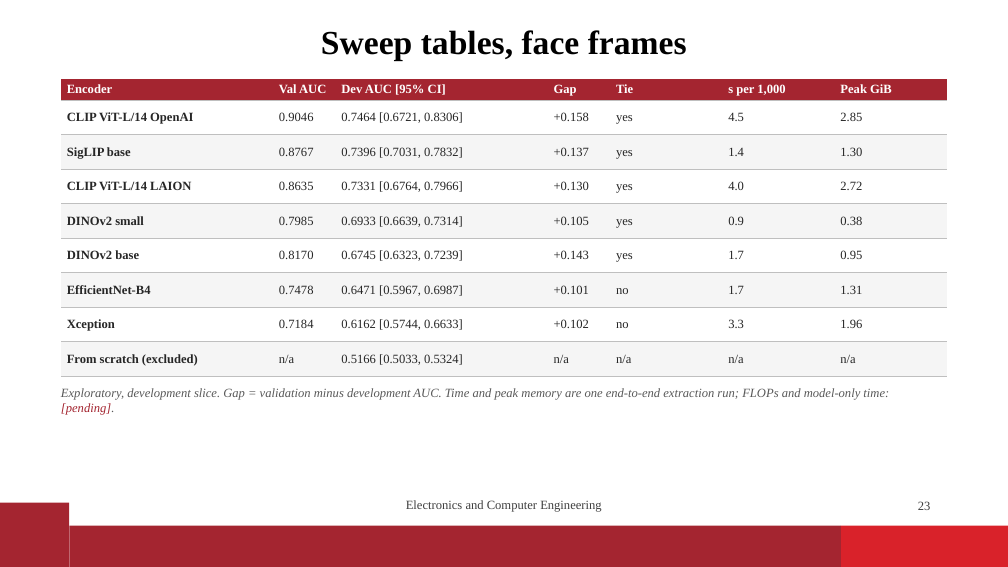
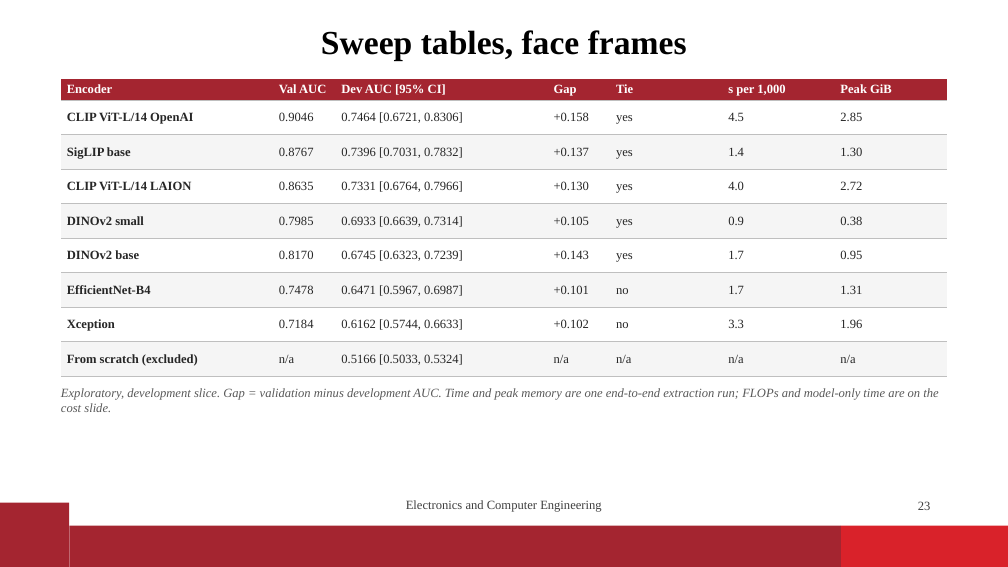
Before and after one commit to vaibhavshiroorkar/deepfake-detection, a slide deck: slide 23 of slides/DeepFake_Detection_Presentation.pptx. Drawn at 1008x567 pixels with LibreOffice and Linux fonts; fonts in the diff are those of the drawing; background and template pictures are left out. Boxes give left, top, right and bottom in pixels: in the first picture for what was removed or moved away, otherwise in the second. Text is boxed around its words. In the diff, an @@ line names an element or a change of style, - is before the commit and + after.

```diff
--- a/slides/DeepFake_Detection_Presentation.pptx
+++ b/slides/DeepFake_Detection_Presentation.pptx
@@ text at [61,388,938,412]: text changed @@
-Exploratory, development slice. Gap = validation minus development AUC. Time and peak memory are one end-to-end extraction run; FLOPs and model-only time: [pending].
+Exploratory, development slice. Gap = validation minus development AUC. Time and peak memory are one end-to-end extraction run; FLOPs and model-only time are on the cost slide.
```
Also in this commit, not shown: 2 other slides changed, 1 other file.
